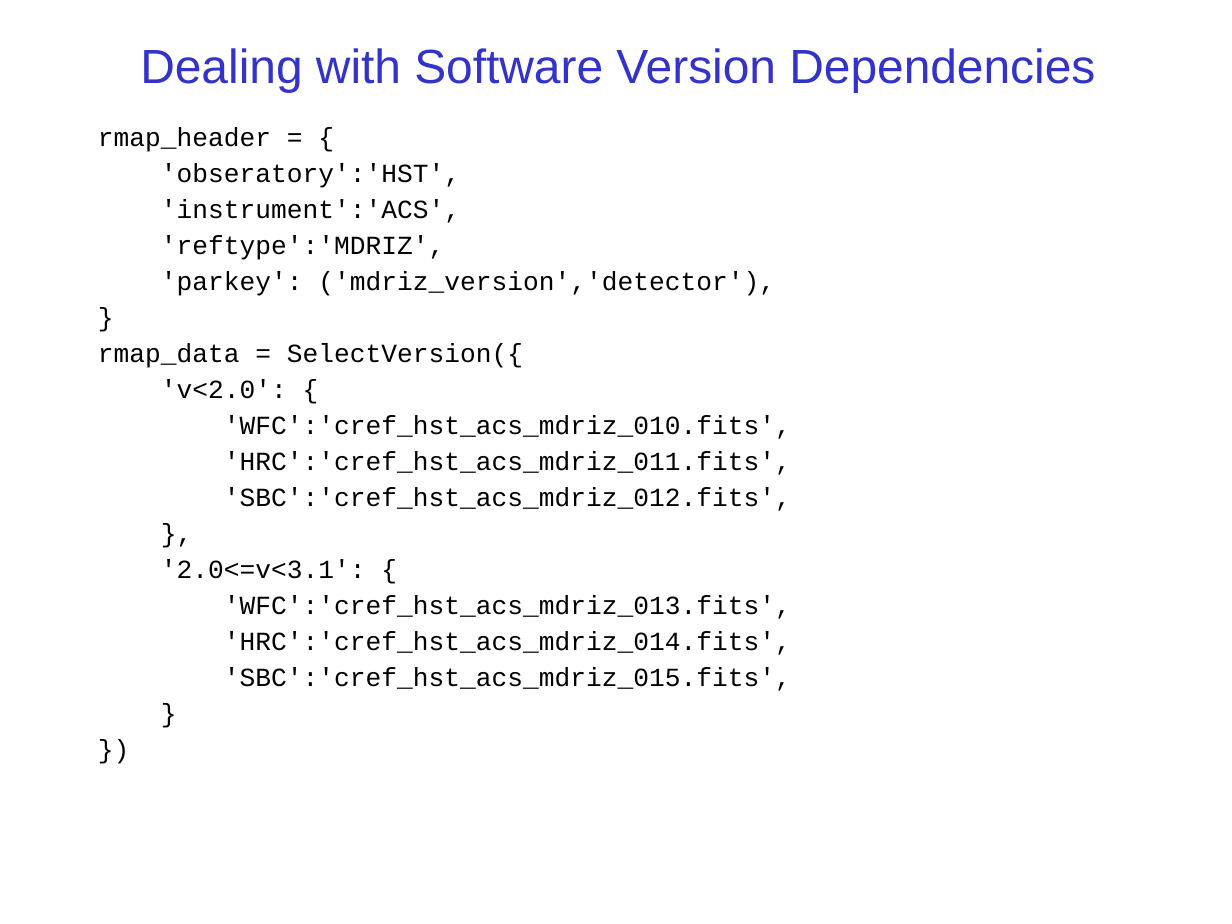
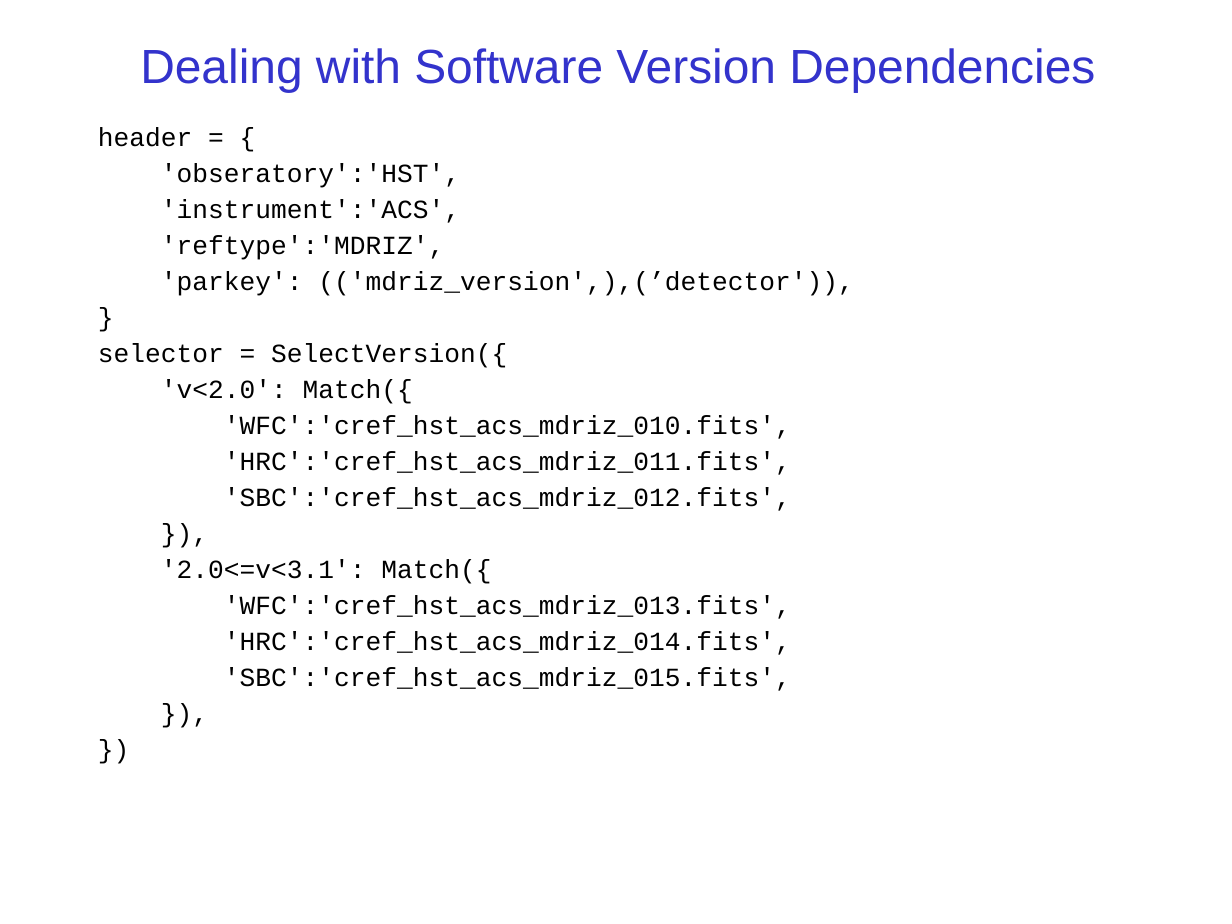
Before and after one commit to spacetelescope/crds, a slide deck: slide 11 of docs/CRDSforACM.ppt. Drawn at 1232x924 pixels with LibreOffice and Linux fonts; fonts in the diff are those of the drawing; background and template pictures are left out. Boxes give left, top, right and bottom in pixels: in the first picture for what was removed or moved away, otherwise in the second. Text is boxed around its words. In the diff, an @@ line names an element or a change of style, - is before the commit and + after.

Commit message:
Updated CRDSforACM presentation for current rmap format.

```diff
--- a/docs/CRDSforACM.ppt
+++ b/docs/CRDSforACM.ppt
@@ text at (98, 128, 853, 691): text changed @@
-}
+}),
@@ text at (98, 128, 192, 147): text changed @@
-rmap_header = {
+header = {
@@ text at (161, 272, 853, 296): text changed @@
-'parkey': ('mdriz_version','detector'),
+'parkey': (('mdriz_version',),(’detector')),
@@ text at (98, 344, 507, 404): text changed @@
-rmap_data = SelectVersion({
-'v<2.0': {
+selector = SelectVersion({
+'v<2.0': Match({
@@ text at (161, 560, 491, 584): text changed @@
-},
-'2.0<=v<3.1': {
+}),
+'2.0<=v<3.1': Match({
```
Also in this commit, not shown: 7 other slides changed.
